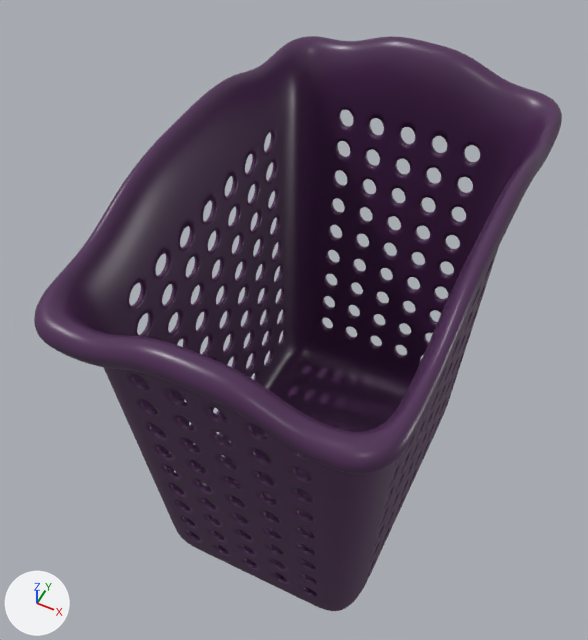
The Blender file basket.blend: old version first, new version second.
Before and after are seen from a camera (50 mm lens) standing at (1.27, -2.95, 5.23) and looking at (-0.21, 0.02, 1.52). Lighting does not change. The marker at lower left points along +X, +Y and +Z.
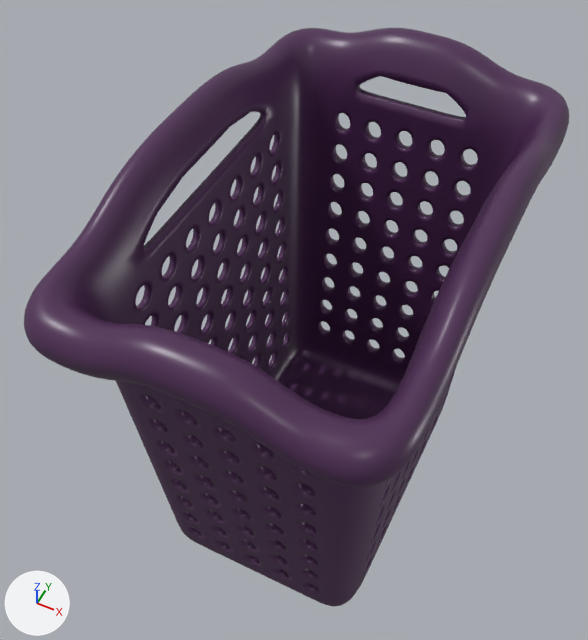
What differs and where, as boxes [x1, y1, x2, y2] in the pictures (588 x 640 px):
'Plane', reshaped, modifiers changed: before [34, 36, 562, 611]; after [24, 28, 569, 606]
part 1 of me_plane, built on: before [347, 82, 479, 153]; after [344, 86, 471, 156]
part 2 of me_plane, built on: before [127, 109, 268, 286]; after [140, 114, 274, 288]
part 3 of me_plane, built on (purple): before [136, 372, 278, 440]

What changed in the scene script:
```text
Change me_plane:
    used by ob_plane; location = (0.0, 0.0, 0.0); scale = (0.773, 1.0, 1.0)
    verts and faces of me_plane; kept vertices keep their numbers, new ones are numbered from 2447
    before: 0 (0.0, 1.19, 2.56), 14 (0.54, 1.19, 2.42), 80 (0.27, 1.19, 2.56), 345 (0.07, 1.17, 2.2), 347 (0.0, 1.17, 2.27)
    before: 349 (0.05, 1.17, 2.25), 390 (0.54, 1.17, 2.27), 393 (0.47, 1.17, 2.2), 397 (0.49, 1.17, 2.25), 526 (0.27, 1.17, 2.27)
    before: 527 (0.35, 1.17, 2.2), 529 (0.2, 1.17, 2.2), 530 (0.32, 1.17, 2.25), 533 (0.22, 1.17, 2.25), 602 (-0.54, 1.19, 2.42)
    before: 668 (-0.27, 1.19, 2.56), 933 (-0.07, 1.17, 2.2), 935 (-0.05, 1.17, 2.25), 960 (-0.54, 1.17, 2.27), 963 (-0.47, 1.17, 2.2)
    before: 967 (-0.49, 1.17, 2.25), 1096 (-0.27, 1.17, 2.27), 1097 (-0.35, 1.17, 2.2), 1099 (-0.2, 1.17, 2.2), 1100 (-0.32, 1.17, 2.25)
    before: 1103 (-0.22, 1.17, 2.25)
    before: 1166 (0.0, -1.19, 2.56), 1178 (0.54, -1.19, 2.42), 1241 (0.27, -1.19, 2.56), 1488 (0.07, -1.17, 2.2), 1490 (0.0, -1.17, 2.27)
    before: 1492 (0.05, -1.17, 2.25), 1533 (0.54, -1.17, 2.27), 1536 (0.47, -1.17, 2.2), 1540 (0.49, -1.17, 2.25), 1669 (0.27, -1.17, 2.27)
    before: 1670 (0.35, -1.17, 2.2), 1672 (0.2, -1.17, 2.2), 1673 (0.32, -1.17, 2.25), 1676 (0.22, -1.17, 2.25), 1744 (-0.54, -1.19, 2.42)
    before: 1807 (-0.27, -1.19, 2.56), 2054 (-0.07, -1.17, 2.2), 2056 (-0.05, -1.17, 2.25), 2081 (-0.54, -1.17, 2.27), 2084 (-0.47, -1.17, 2.2)
    before: 2088 (-0.49, -1.17, 2.25), 2217 (-0.27, -1.17, 2.27), 2218 (-0.35, -1.17, 2.2), 2220 (-0.2, -1.17, 2.2), 2221 (-0.32, -1.17, 2.25)
    before: 2224 (-0.22, -1.17, 2.25)
    remove me_plane.from_pydata(...)  # 2447 vertices, 1404 faces; spans x -1.16..1.16, y -1.42..1.42, z 0.03..2.8
    add me_plane.from_pydata(...)  # 2463 vertices, 1404 faces, 16 loose edges; spans x -1.16..1.16, y -1.42..1.42, z 0.03..2.8
    me_plane part 1
    add delete_faces([(14, 390, 397, 393, 527, 530, 526, 80), (0, 80, 526, 533, 529, 345, 349, 347), (602, 668, 1096, 1100, 1097, 963, 967, 960), (0, 347, 935, 933, 1099, 1103, 1096, 668)])
    add for new, old in zip([2457, 2458, 2459], [0, 80, 668]): verts[new] = verts[old] + (0.0, -0.01, -0.13)
    add edges += [(0, 2457), (80, 2458), (668, 2459)]
    add faces += [(345, 349, 347, 2457, 2458, 526, 533, 529), (347, 935, 933, 1099, 1103, 1096, 2459, 2457), (602, 2459, 1096, 1100, 1097, 963, 967, 960), (14, 390, 397, 393, 527, 530, 526, 2458)]
    me_plane part 2
    12 faces are deleted
    4 vertices are added at (0.97, -0.49, 2.42), (0.97, 0.49, 2.42), (-0.97, -0.49, 2.42), (-0.97, 0.49, 2.42)
    6 new vertices lie (0.0, 0.0, -0.19) away from vertices in x -0.97..0.97, y -0.24..0.24, z 2.61
    10 loose edges are added
    12 new faces join them
    me_plane part 3
    add delete_faces([(1178, 1241, 1669, 1673, 1670, 1536, 1540, 1533), (1166, 1490, 1492, 1488, 1672, 1676, 1669, 1241), (1744, 2081, 2088, 2084, 2218, 2221, 2217, 1807), (1166, 1807, 2217, 2224, 2220, 2054, 2056, 1490)])
    add for new, old in zip([2460, 2461, 2462], [1166, 1241, 1807]): verts[new] = verts[old] + (0.0, 0.01, -0.13)
    add edges += [(1166, 2460), (1241, 2461), (1807, 2462)]
    add faces += [(1488, 1672, 1676, 1669, 2461, 2460, 1490, 1492), (1490, 2460, 2462, 2217, 2224, 2220, 2054, 2056), (1744, 2081, 2088, 2084, 2218, 2221, 2217, 2462), (1178, 2461, 1669, 1673, 1670, 1536, 1540, 1533)]
Change ob_plane:
    where _m = ob_plane.modifiers.new('Solidify', 'SOLIDIFY')
    _m.thickness: -0.03 -> 0.05
```
